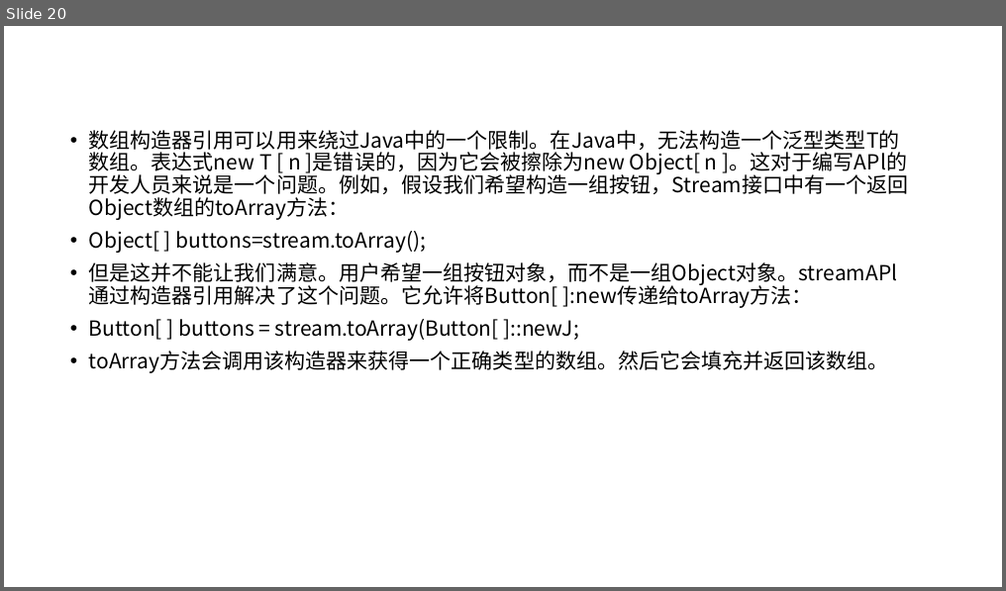
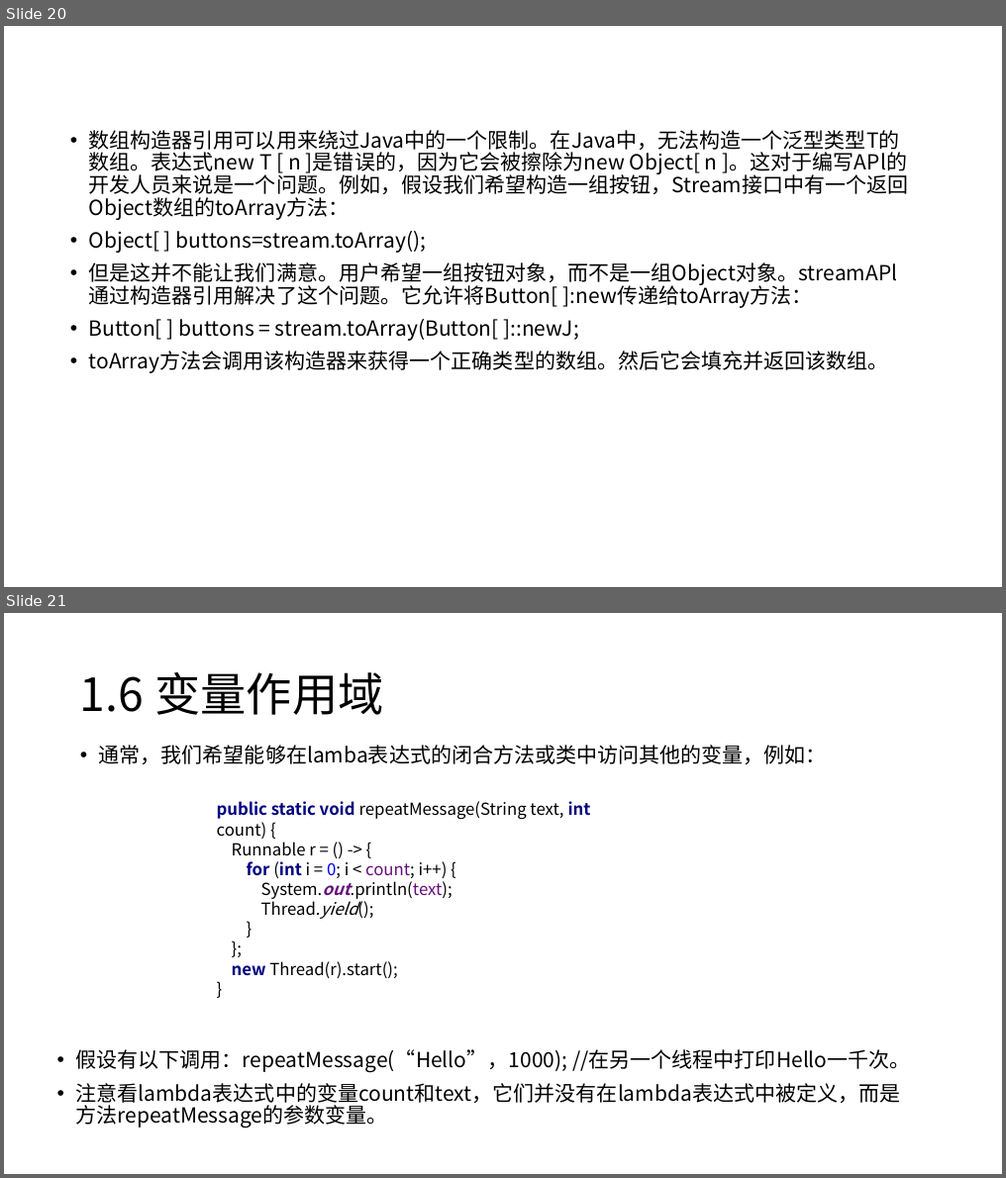
Before and after one commit to ProSayJ/springbootstudy, a slide deck: doc/ppt/读书笔记/写给大忙人看的Java SE 8.pptx. Shown one above the other, each under a label of ours: slide 20 before the commit, slides 20 and 21 after it. The pictures are 1006x591 and 1006x1178 pixels, drawn with LibreOffice and Linux fonts; fonts in the diff are those of the drawing. Boxes give left, top, right and bottom in pixels: in the first picture for what was removed or moved away, otherwise in the second. Text is boxed around its words. In the diff, an @@ line names an element or a change of style, - is before the commit and + after.

```diff
--- a/doc/ppt/读书笔记/写给大忙人看的Java SE 8.pptx
+++ b/doc/ppt/读书笔记/写给大忙人看的Java SE 8.pptx
@@ slide 21 added at [4, 613, 1002, 1174], background #FFFFFF @@
@@ title added at [80, 672, 383, 715], 44 pt, text #000000 @@
+1.6 变量作用域
@@ text added at [99, 745, 827, 764], 20 pt, text #000000 @@
+• 通常，我们希望能够在lamba表达式的闭合方法或类中访问其他的变量，例如：
@@ text added at [217, 801, 591, 978], 16 pt, text #000000 @@
+public static void repeatMessage(String text, int count) {
+Runnable r = () -> {
+for (int i = 0; i < count; i++) {
+System.out.println(text);
+Thread.yield();
+}
+};
+new Thread(r).start();
+}
@@ text added at [76, 1050, 911, 1128], 20 pt, text #000000 @@
+• 假设有以下调用：repeatMessage(“Hello”，1000); //在另一个线程中打印Hello一千次。
+• 注意看lambda表达式中的变量count和text，它们并没有在lambda表达式中被定义，而是方法repeatMessage的参数变量。
```
Also in this commit, not shown: 1 slide changed, 5 other slides added, 6 slides removed, 2 other files.
